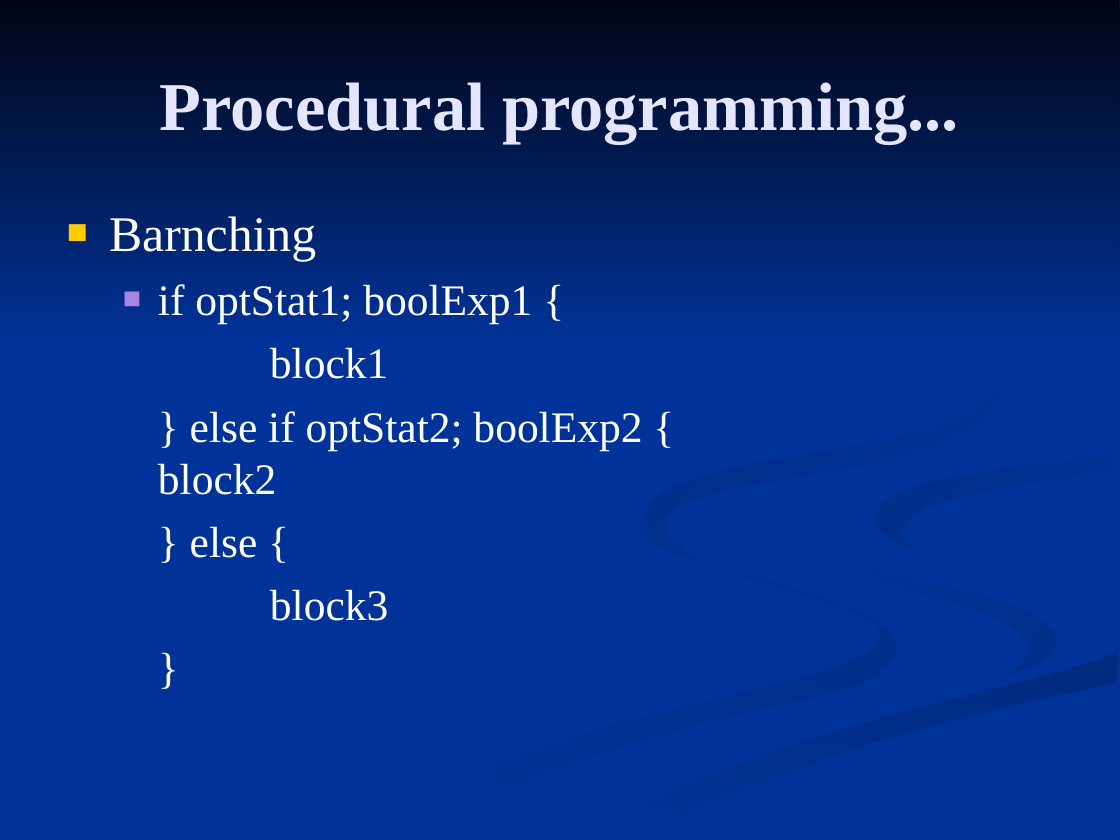
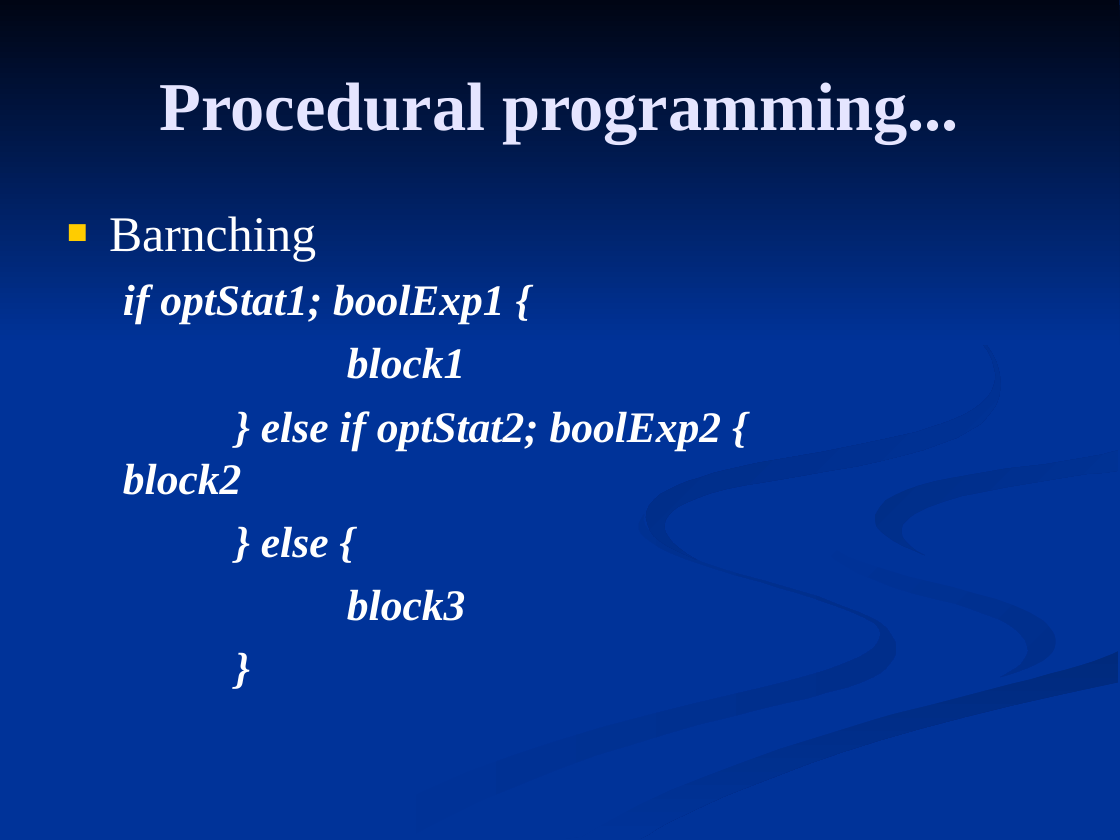
Before and after one commit to FrancoMelandri/GoLang, a slide deck: slide 23 of golang.ppt. Drawn at 1120x840 pixels with LibreOffice and Linux fonts; fonts in the diff are those of the drawing. Boxes give left, top, right and bottom in pixels: in the first picture for what was removed or moved away, otherwise in the second. Text is boxed around its words. In the diff, an @@ line names an element or a change of style, - is before the commit and + after.

Commit message:
Presentation (5)

```diff
--- a/golang.ppt
+++ b/golang.ppt
@@ text at (x1=123, y1=284, x2=722, y2=621): bold on, italic on in "if optStat1; boolExp1 {", "block1", "} else if optStat2; boolExp2 { block2", "} else {" and 2 more places; bullet ■ to none; indent changed @@
```
Also in this commit, not shown: 3 other slides changed, 5 slides added.
